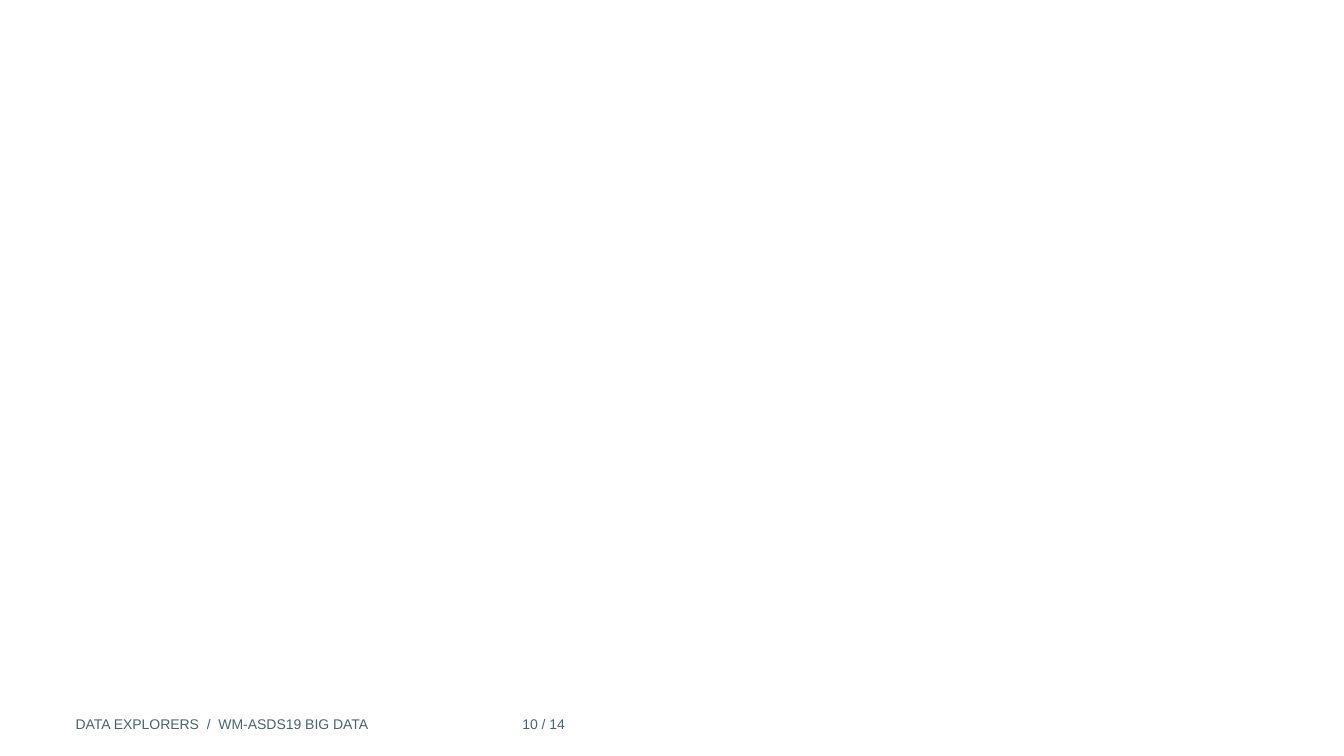
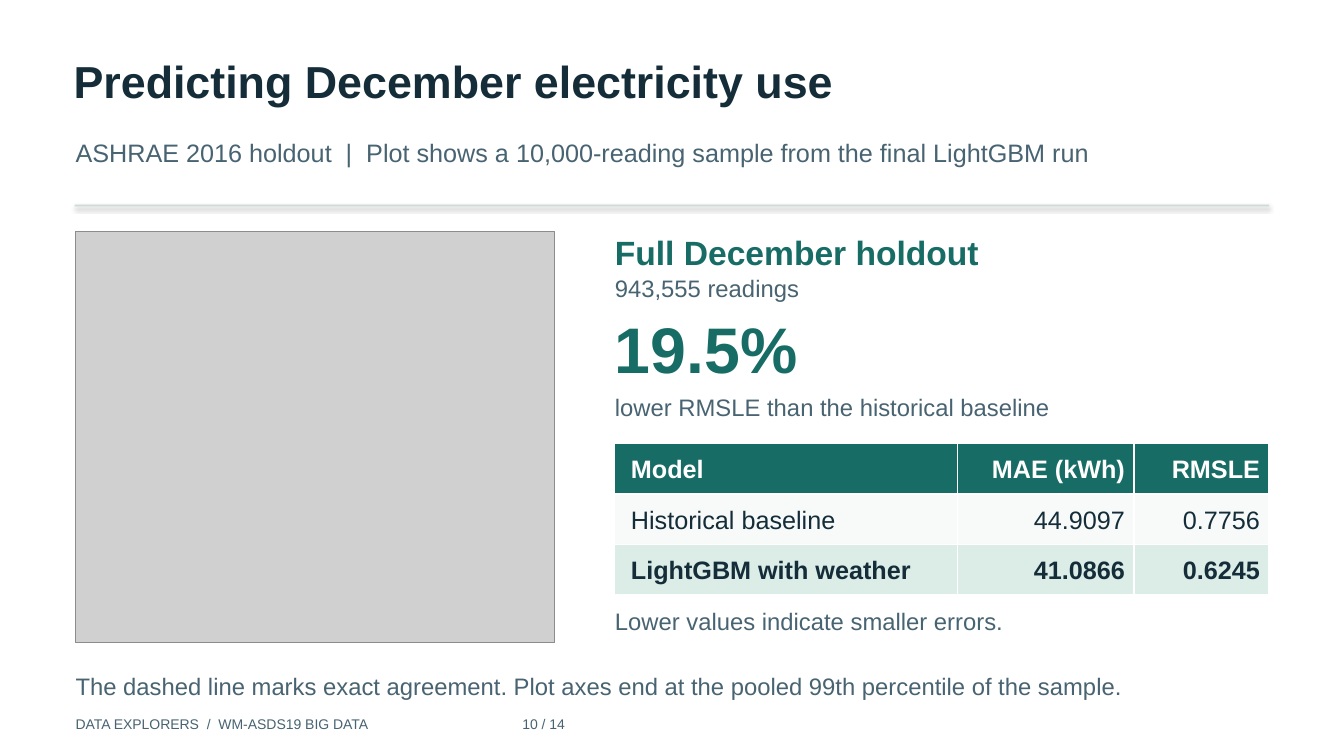
Before and after one commit to fahad9993/bigdata, a slide deck: slide 10 of presentation/Data_Explorers_14_Slide_Presentation.pptx. Drawn at 1344x756 pixels with LibreOffice and Linux fonts; fonts in the diff are those of the drawing; grey boxes stand for pictures; background and template pictures are left out. Boxes give left, top, right and bottom in pixels: in the first picture for what was removed or moved away, otherwise in the second. Text is boxed around its words. In the diff, an @@ line names an element or a change of style, - is before the commit and + after.

```diff
--- a/presentation/Data_Explorers_14_Slide_Presentation.pptx
+++ b/presentation/Data_Explorers_14_Slide_Presentation.pptx
@@ text added at (x1=74, y1=65, x2=832, y2=107), 32 pt, text #142D39, bold @@
+Predicting December electricity use
@@ text added at (x1=76, y1=143, x2=1088, y2=167), 18 pt, text #486371 @@
+ASHRAE 2016 holdout | Plot shows a 10,000-reading sample from the final LightGBM run
@@ rectangle added at (x1=75, y1=205, x2=1269, y2=207), fill #CDDCD8 @@
@@ picture added at (x1=76, y1=232, x2=555, y2=642) @@
@@ text added at (x1=615, y1=240, x2=979, y2=266), 24 pt, text #176C65, bold @@
+Full December holdout
@@ text added at (x1=615, y1=279, x2=799, y2=302), 17 pt, text #486371 @@
+943,555 readings
@@ text added at (x1=615, y1=328, x2=797, y2=374), 46 pt, text #176C65, bold @@
+19.5%
@@ text added at (x1=615, y1=398, x2=1049, y2=417), 17 pt, text #486371 @@
+lower RMSLE than the historical baseline
@@ table added at (x1=615, y1=444, x2=1269, y2=595), 3 rows, 3 columns @@
+Model | MAE (kWh) | RMSLE
+Historical baseline | 44.9097 | 0.7756
+LightGBM with weather | 41.0866 | 0.6245
@@ text added at (x1=615, y1=612, x2=1003, y2=631), 17 pt, text #486371 @@
+Lower values indicate smaller errors.
@@ text added at (x1=76, y1=677, x2=1121, y2=700), 17 pt, text #486371 @@
+The dashed line marks exact agreement. Plot axes end at the pooled 99th percentile of the sample.
```
Also in this commit, not shown: 2 other slides changed, 1 other file.
